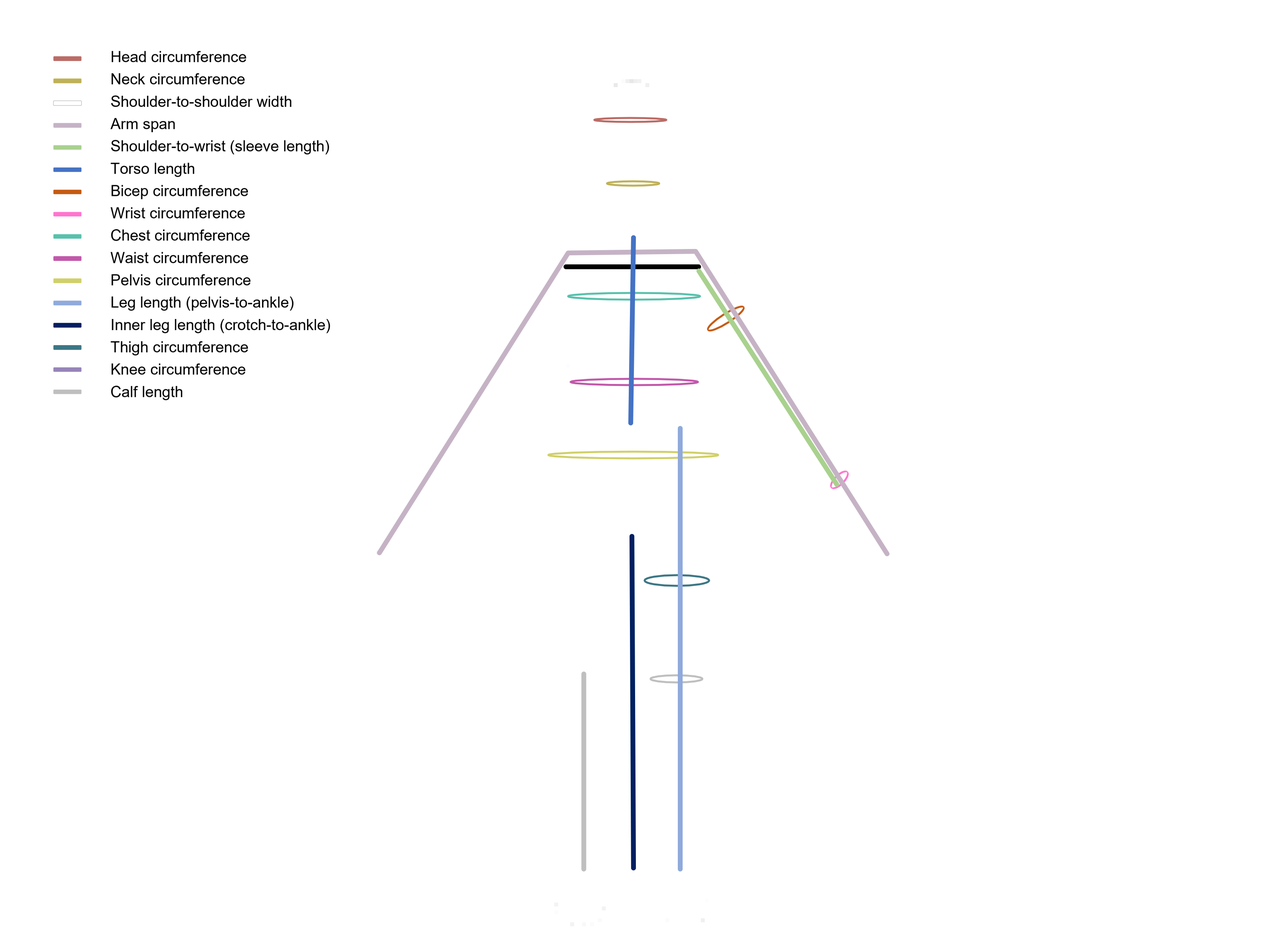
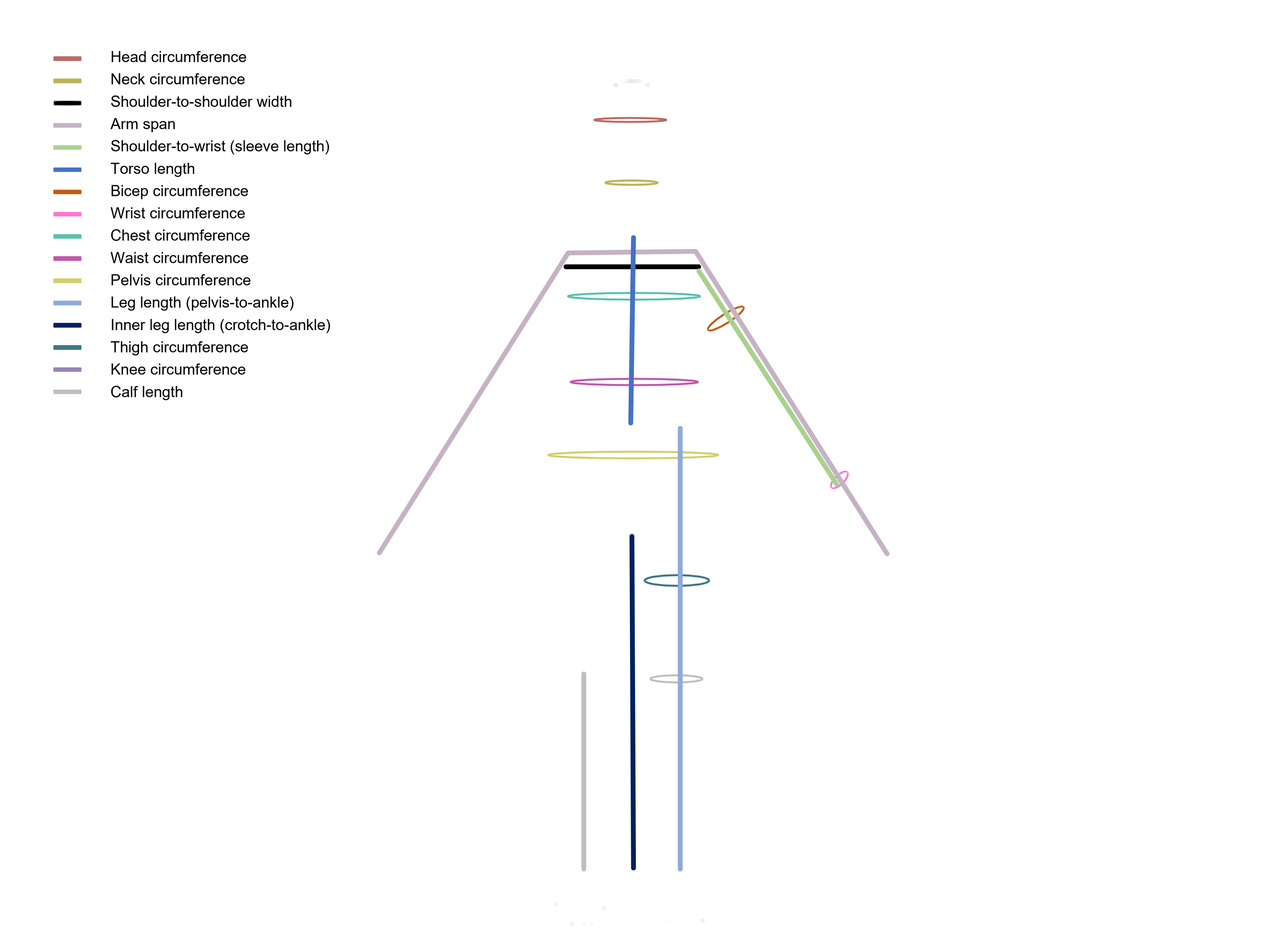
The second 1267 x 950 image is a revision of the first. Changes to its layers:
painted on "Paint Layer 3 (pasted)" over left=53, top=100, right=661, bottom=187
painted on "Paint Layer 1" (2nd of 3) over left=604, top=179, right=661, bottom=187
